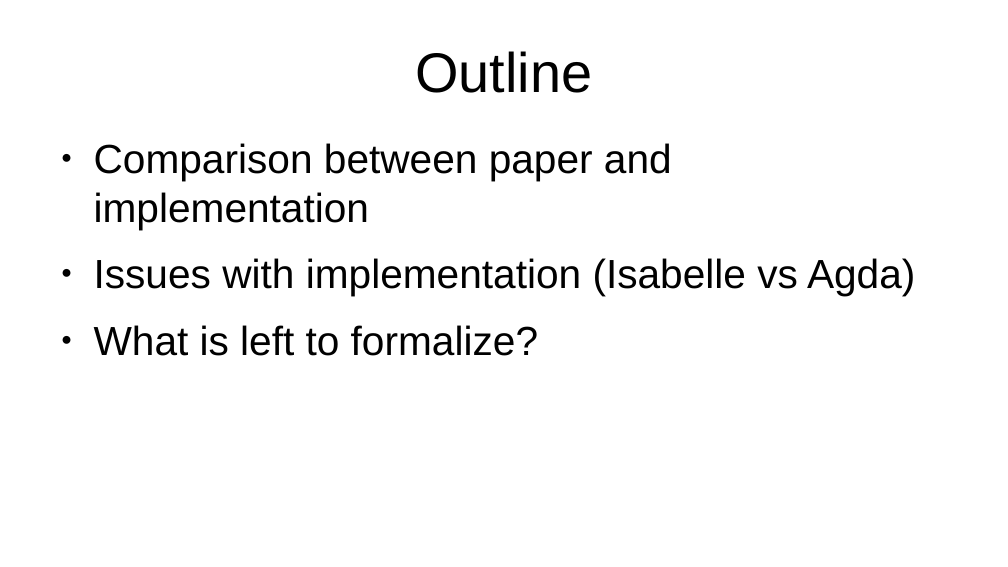
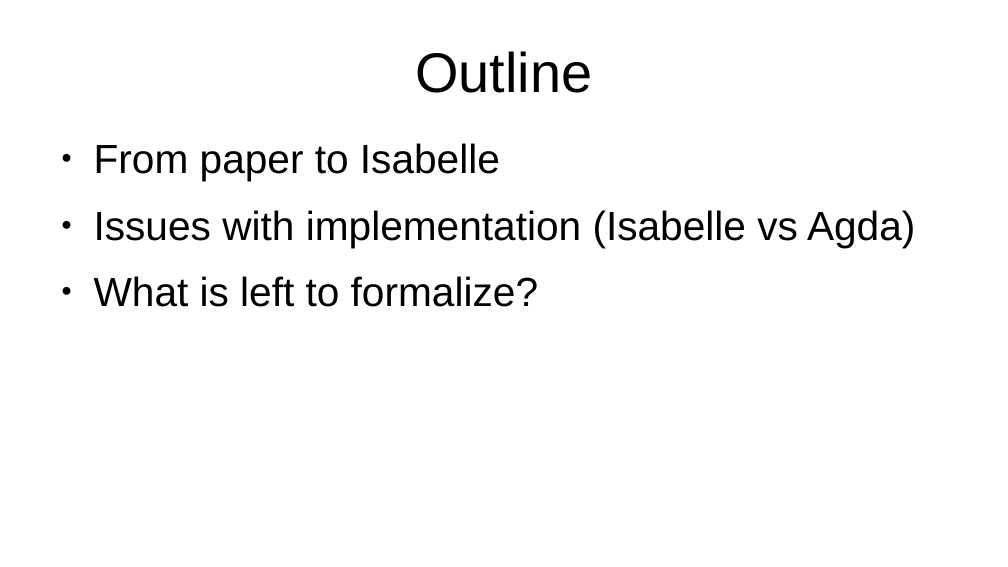
Before and after one commit to ThomdenDK/POCS, a slide deck: slide 3 of POCS_Exam.odp. Drawn at 1008x567 pixels with LibreOffice and Linux fonts; fonts in the diff are those of the drawing. Boxes give left, top, right and bottom in pixels: in the first picture for what was removed or moved away, otherwise in the second. Text is boxed around its words. In the diff, an @@ line names an element or a change of style, - is before the commit and + after.

```diff
--- a/POCS_Exam.odp
+++ b/POCS_Exam.odp
@@ text at (94,143,500,181): text changed @@
-● Comparison between paper and implementation
+● From paper to Isabelle
```
Also in this commit, not shown: 3 other slides changed, 14 slides added, 3 other files.
